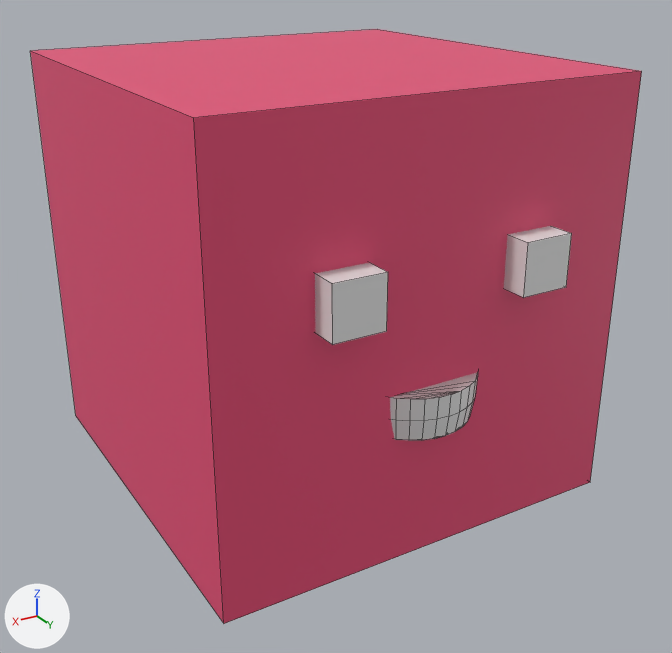
One commit to the Blender file src/assets/models/Player.blend: the scene before it, then after it.
Before and after are seen from a camera (50 mm lens) standing at (2.13, 3.76, 2.55) and looking at (-0.01, 0.18, 0.77). Lighting does not change. The marker at lower left points along +X, +Y and +Z. Mesh edges are drawn as thin lines.

Script lines for the objects in view, before the commit:
```python
me_cube = bpy.data.meshes.new('Cube')
me_cube.from_pydata(...)  # a box spanning x -1.0..1.0, y -1.0..1.0, z 0.0..2.0
me_cube.materials.append(mat_material)  # pink #e74d76
me_cube_002 = bpy.data.meshes.new('Cube.002')
me_cube_002.from_pydata(...)  # a box spanning x -1.0..1.0, y -1.0..1.0, z -1.0..1.0
me_cube_003 = bpy.data.meshes.new('Cube.003')
me_cube_003.from_pydata(...)  # a box spanning x -1.0..1.0, y -1.0..1.0, z -1.0..1.0
me_sphere = bpy.data.meshes.new('Sphere')
me_sphere.from_pydata(...)  # 51 vertices, 66 faces; spans x -1.0..1.0, y 0.0..1.0, z -0.38..0.0
ob_cube = bpy.data.objects.new('Cube', me_cube)
ob_cube.location = (0.0, 0.0, 0.0)
ob_cube_001 = bpy.data.objects.new('Cube.001', me_cube_002)
ob_cube_001.location = (0.451, 1.006, 1.283)
ob_cube_001.scale = (0.117, 0.117, 0.117)
ob_cube_002 = bpy.data.objects.new('Cube.002', me_cube_003)
ob_cube_002.location = (-0.451, 1.006, 1.283)
ob_cube_002.scale = (0.117, 0.117, 0.117)
ob_sphere = bpy.data.objects.new('Sphere', me_sphere)
ob_sphere.location = (0.0, 0.81, 0.805)
ob_sphere.scale = (0.297, 0.297, 0.528)
```
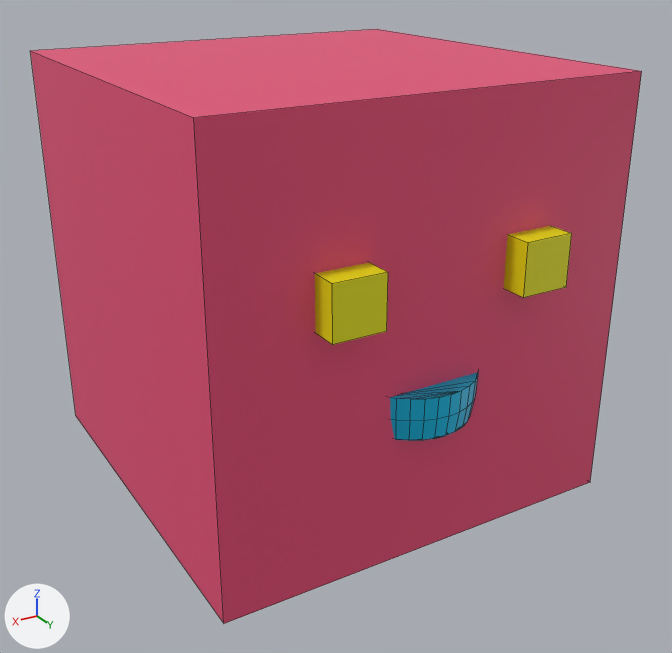
Boxes (x1, y1, x2, y2) around the edits, measured in the pictures (672 x 653 px):
'Cube.001', recoloured (grey to yellow)
    both: (315, 262, 388, 345)
'Sphere', recoloured (grey to cyan)
    both: (390, 372, 478, 440)
'Cube.002', recoloured (grey to yellow)
    both: (504, 226, 572, 298)

The change, as a diff of the scene's bpy script:
```diff
--- a/src/assets/models/Player.blend.py
+++ b/src/assets/models/Player.blend.py
@@ mat_mouth @@
+mat_mouth = principled_material('Mouth')
+mat_mouth.base_color = (0.0, 0.509, 0.802)  # cyan #00bde7
@@ mat_eye @@
+mat_eye = principled_material('Eye')
+mat_eye.base_color = (0.8, 0.771, 0.0)  # yellow #e7e300
@@ me_cube_002 @@
 me_cube_002.from_pydata(...)  # 8 vertices, 6 faces; spans x -1.0..1.0, y -1.0..1.0, z -1.0..1.0
+me_cube_002.materials.append(mat_eye)  # yellow #e7e300
@@ me_cube_003 @@
 me_cube_003.from_pydata(...)  # 8 vertices, 6 faces; spans x -1.0..1.0, y -1.0..1.0, z -1.0..1.0
+me_cube_003.materials.append(mat_eye)  # yellow #e7e300
@@ me_sphere @@
 me_sphere.from_pydata(...)  # 51 vertices, 66 faces; spans x -1.0..1.0, y 0.0..1.0, z -0.38..0.0
+me_sphere.materials.append(mat_mouth)  # cyan #00bde7
```
